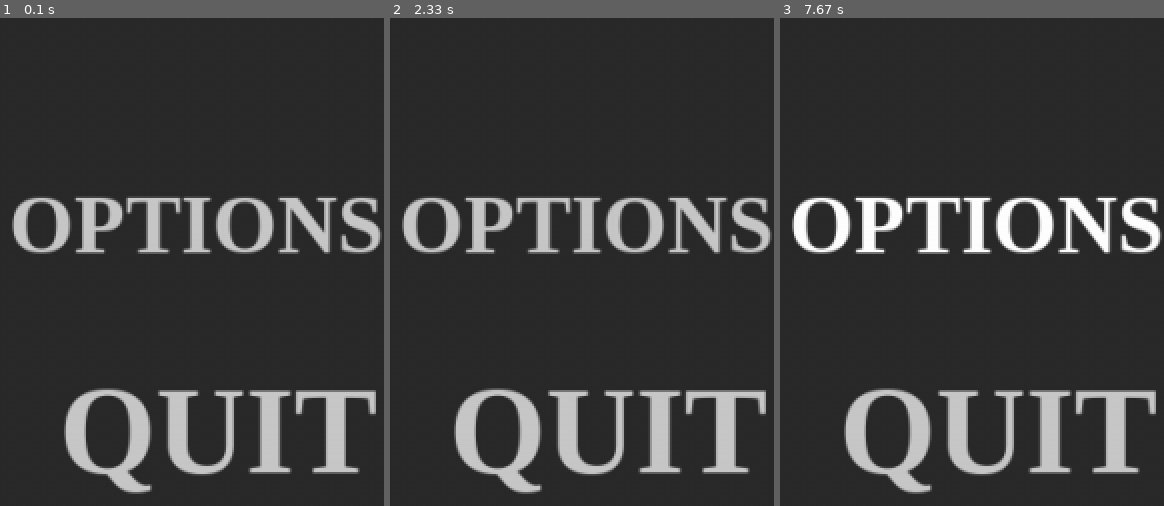
Above: before the commit, frames 1-3 (left to right).
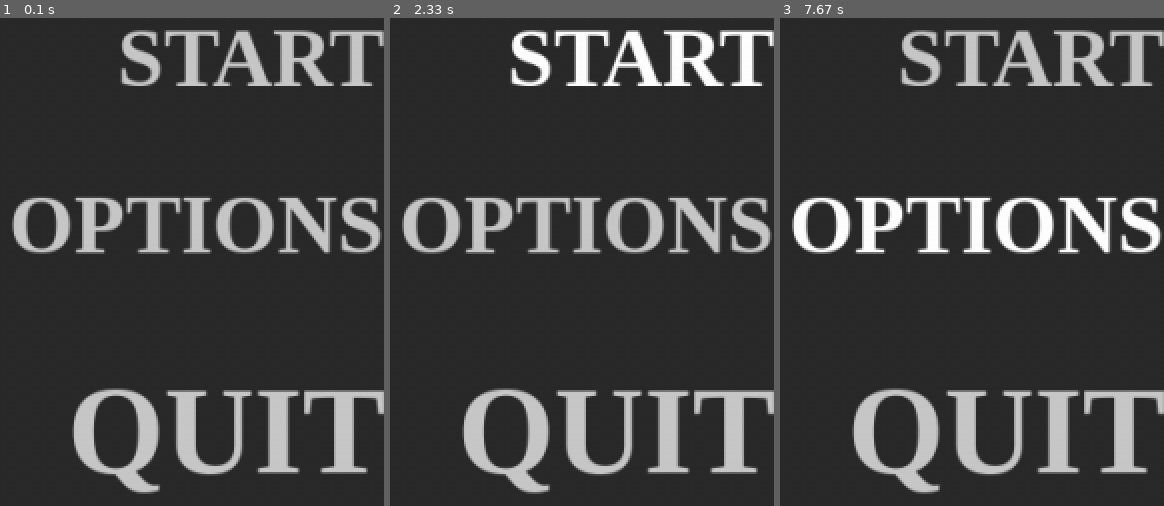
Above: after the commit, the same moments.

Repository: YeahmonoJ/Learning_Pygame
Game: pygame game, started from PygameTesto.py
Same seed, same stepped clock (60 frames per second), same inputs: the game is played once before the commit and once after it.
Inputs (mouse positions are in pixels of both pictures, inside the frame that each line leads up to):
- Up to frame 1 (0.1 s): no input
- Up to frame 2 (2.33 s): click (635, 71) at 0.38 s, where only the run after the commit has a clickable "START"; click (outside the picture) at 0.72 s; click (635, 71) at 2.05 s, where only the run after the commit has a clickable "START"
- Up to frame 3 (7.67 s): click (outside the picture) at 2.38 s; click (1025, 71) at 3.22 s, where only the run after the commit has a clickable "START"; click (outside the picture) at 3.55 s; click (918, 91) at 3.88 s; click (outside the picture) at 4.22 s; click (891, 169) at 7.55 s

The runs differ from the first frame. In frame 1, 9.8% of the frame differs, in the area x 16-100%, y 2-98%; in frame 2, 9.8%; in frame 3, 9.8%.

Commit message:
Added start to main menu

Diff:
--- a/PygameTesto.py
+++ b/PygameTesto.py
@@ -5,6 +5,9 @@
     FUTURE NOTES:
     HIGHER LEFT VALUE means to the right
     LOWER LEFT VALUE means to the left
+
+    HIGHER TOP VALUE means down
+    LOWER TOP VALUE means UP
       """
     def __init__(self) -> None:
 #Creates game window and Title"""
@@ -21,7 +24,7 @@
         self.BUTTON_COLOR_HIGHLIGHTED_QUIT = (43,43,43)
         self.BUTTON_FONT_QUIT = pygame.font.SysFont('Times New Roman', 75, bold=True)
         self.BUTTON_SURFACE_QUIT = self.BUTTON_FONT_QUIT.render("QUIT", True, self.BUTTON_COLOR_QUIT)
-        self.BUTTON_QUIT = pygame.Rect(880, 460, 200,200)
+        self.BUTTON_QUIT = pygame.Rect(885, 460, 200,200)
 
 # OPTIONS BUTTON
         self.BUTTON_TEXT_COLOR_OPTIONS = 'white'
@@ -31,14 +34,31 @@
         self.BUTTON_SURFACE_OPTIONS = self.BUTTON_FONT_OPTIONS.render("OPTIONS", True, self.BUTTON_COLOR_OPTIONS)
         self.BUTTON_OPTIONS = pygame.Rect(850, 350, 200,200)
 
-
+# START BUTTON
+        self.BUTTON_TEXT_COLOR_START = 'white'
+        self.BUTTON_COLOR_START = (200,200,200)
+        self.BUTTON_COLOR_HIGHLIGHTED_START = (43,43,43)
+        self.BUTTON_FONT_START = pygame.font.SysFont('Times New Roman', 50, bold=True)
+        self.BUTTON_SURFACE_START = self.BUTTON_FONT_START.render("START", True, self.BUTTON_COLOR_START)
+        self.BUTTON_START = pygame.Rect(915, 250, 200,200)
 
 
     def Game_Window(self):
         self.SCREEN.fill(self.COLOR)
 
 #Button Collision Detection
+#OPTIONS BUTTON COLLISION DETECION
         a,b = pygame.mouse.get_pos()
+
+        if self.BUTTON_START.x <= a <= self.BUTTON_START.x + 200 and self.BUTTON_START.y <= b <= self.BUTTON_START.y + 85:
+            pygame.draw.rect(self.SCREEN, (self.BUTTON_COLOR_HIGHLIGHTED_START), self.BUTTON_START)
+            self.BUTTON_SURFACE_START = self.BUTTON_FONT_START.render("START", True, self.BUTTON_TEXT_COLOR_START)
+
+        else:
+            pygame.draw.rect(self.SCREEN, (self.BUTTON_COLOR_HIGHLIGHTED_START), self.BUTTON_START)
+            self.BUTTON_SURFACE_START = self.BUTTON_FONT_START.render("START", True, self.BUTTON_COLOR_START)
+
+        self.SCREEN.blit(self.BUTTON_SURFACE_START,(self.BUTTON_START.x + 5, self.BUTTON_START.y + 5))
 
         if self.BUTTON_OPTIONS.x <= a <= self.BUTTON_OPTIONS.x + 250 and self.BUTTON_OPTIONS.y <= b <= self.BUTTON_OPTIONS.y + 75:
             pygame.draw.rect(self.SCREEN, (self.BUTTON_COLOR_HIGHLIGHTED_OPTIONS), self.BUTTON_OPTIONS)
@@ -50,7 +70,7 @@
 
         self.SCREEN.blit(self.BUTTON_SURFACE_OPTIONS,(self.BUTTON_OPTIONS.x + 5, self.BUTTON_OPTIONS.y + 5))
 
-#
+#QUIT BUTTON COLLISION DETECION
         if self.BUTTON_QUIT.x <= a <= self.BUTTON_QUIT.x + 200 and self.BUTTON_QUIT.y <= b <= self.BUTTON_QUIT.y + 85:
             pygame.draw.rect(self.SCREEN, (self.BUTTON_COLOR_HIGHLIGHTED_QUIT), self.BUTTON_QUIT)
             self.BUTTON_SURFACE_QUIT = self.BUTTON_FONT_QUIT.render("QUIT", True, self.BUTTON_TEXT_COLOR_QUIT)
